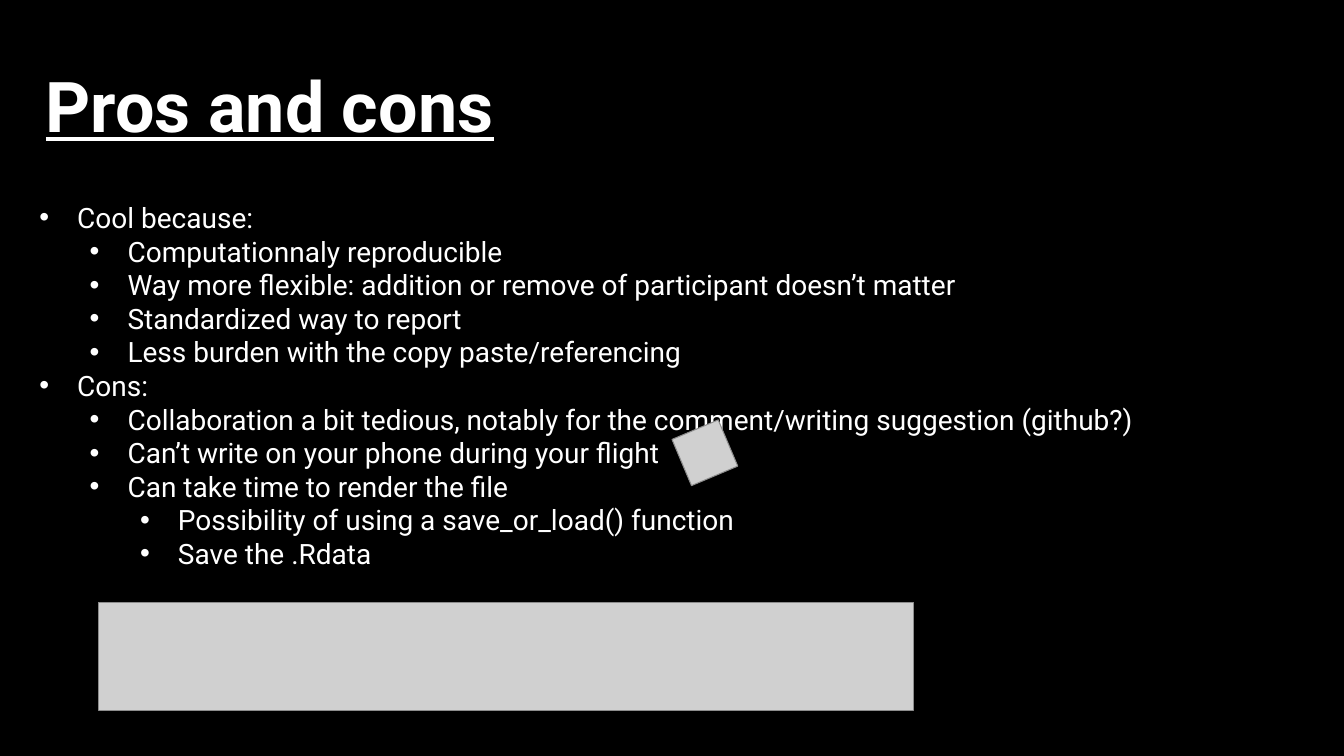
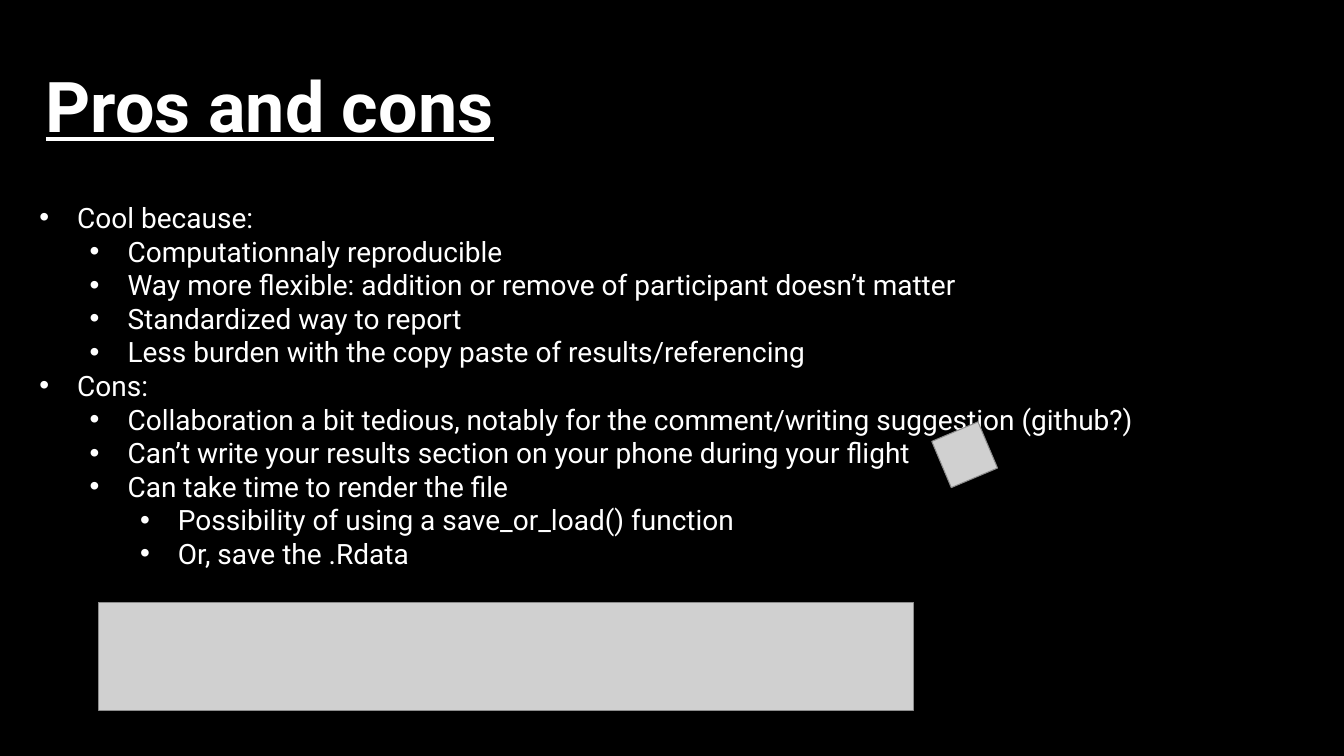
Before and after one commit to AlexLietard/CompReproducibility, a slide deck: slide 18 of presentation.pptx. Drawn at 1344x756 pixels with LibreOffice and Linux fonts; fonts in the diff are those of the drawing; grey boxes stand for pictures; background and template pictures are left out. Boxes give left, top, right and bottom in pixels: in the first picture for what was removed or moved away, otherwise in the second. Text is boxed around its words. In the diff, an @@ line names an element or a change of style, - is before the commit and + after.

Commit message:
final commit

```diff
--- a/presentation.pptx
+++ b/presentation.pptx
@@ text at (x1=128, y1=340, x2=805, y2=368): text changed @@
-  • Less burden with the copy paste/referencing
+  • Less burden with the copy paste of results/referencing
@@ text at (x1=128, y1=441, x2=910, y2=469): text changed @@
-  • Can’t write on your phone during your flight
+  • Can’t write your results section on your phone during your flight
@@ picture removed at (x1=672, y1=420, x2=738, y2=486) @@
@@ picture added at (x1=932, y1=422, x2=998, y2=488) @@
@@ text at (x1=178, y1=543, x2=409, y2=568): text changed @@
-    • Save the .Rdata
+    • Or, save the .Rdata
```
Also in this commit, not shown: 3 other slides changed.
